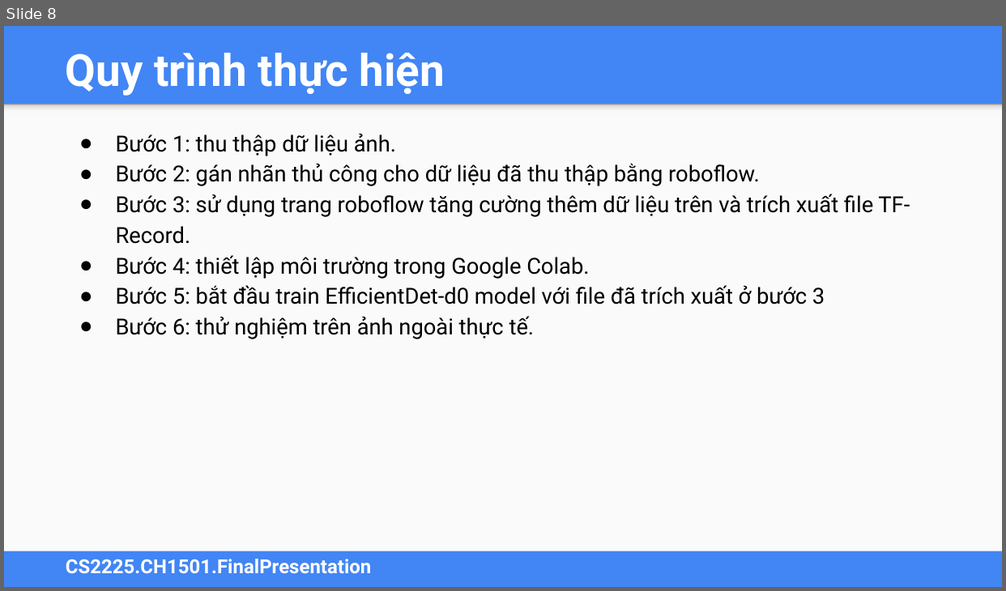
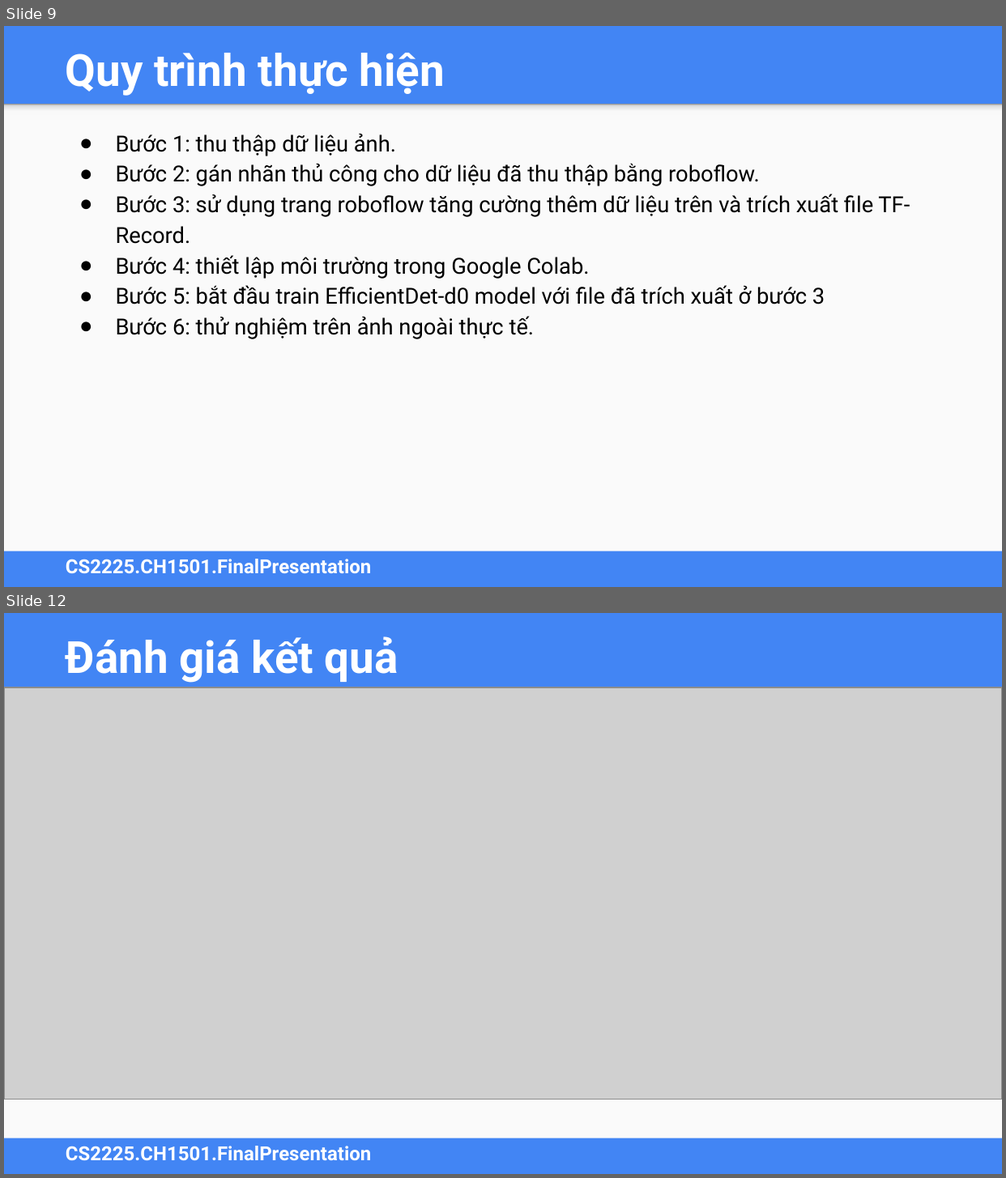
Before and after one commit to MaiNga-uit/CS2225.CH1507, a slide deck: CS2225.BaoCaoCuoiKy.pptx. Shown one above the other, each under a label of ours: slide 8 before the commit, slides 9 and 12 after it; the slides between them are not shown. The pictures are 1006x591 and 1006x1178 pixels, drawn with LibreOffice and Linux fonts; fonts in the diff are those of the drawing; grey boxes stand for pictures. Boxes give left, top, right and bottom in pixels: in the first picture for what was removed or moved away, otherwise in the second. Text is boxed around its words. In the diff, an @@ line names an element or a change of style, - is before the commit and + after.

```diff
--- a/CS2225.BaoCaoCuoiKy.pptx
+++ b/CS2225.BaoCaoCuoiKy.pptx
@@ slide 12 added at bbox=[4, 613, 1002, 1174], background #4285F4; not listed: 3 template elements that a slide beside it also shows @@
@@ title added at bbox=[66, 636, 398, 683], 32 pt, text #FFFFFF, bold @@
+Đánh giá kết quả
@@ picture added at bbox=[4, 688, 1002, 1100] @@
@@ what was slide 8 is now slide 9 @@
```
Also in this commit, not shown: 6 slides changed, 2 other slides added.
